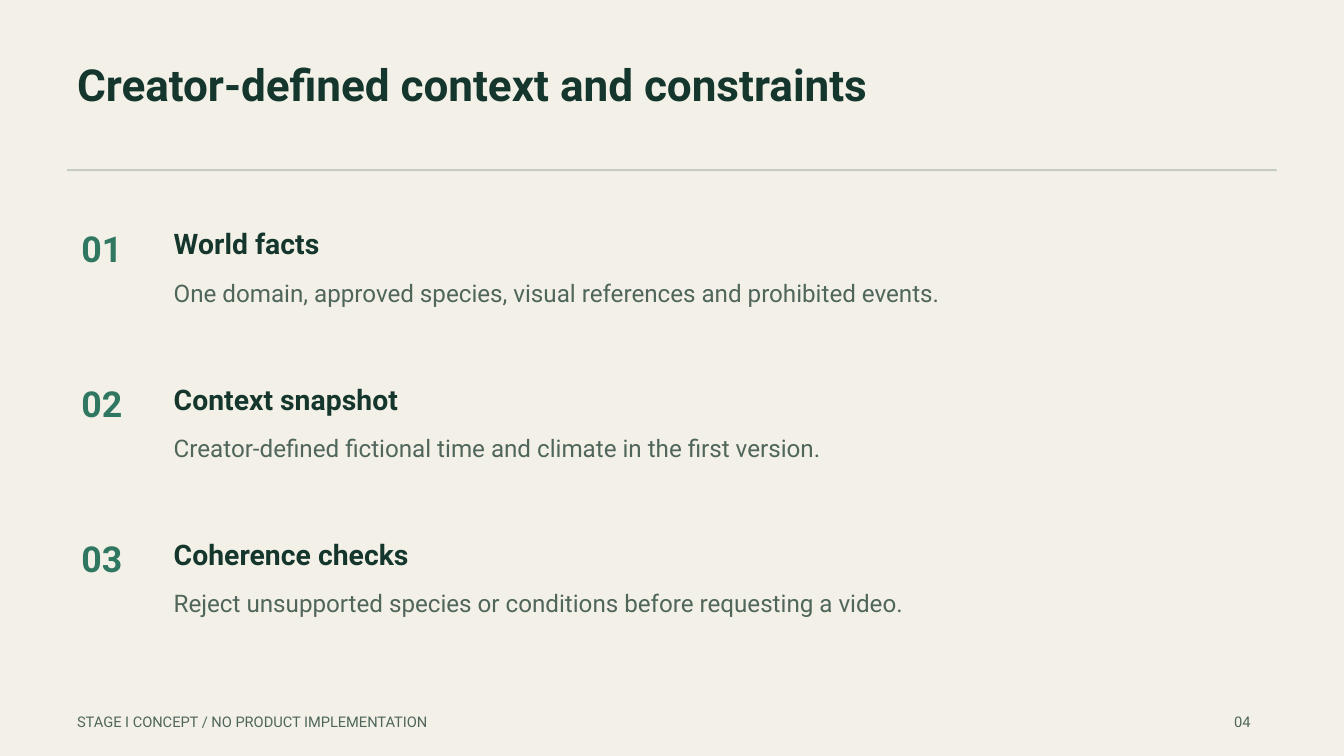
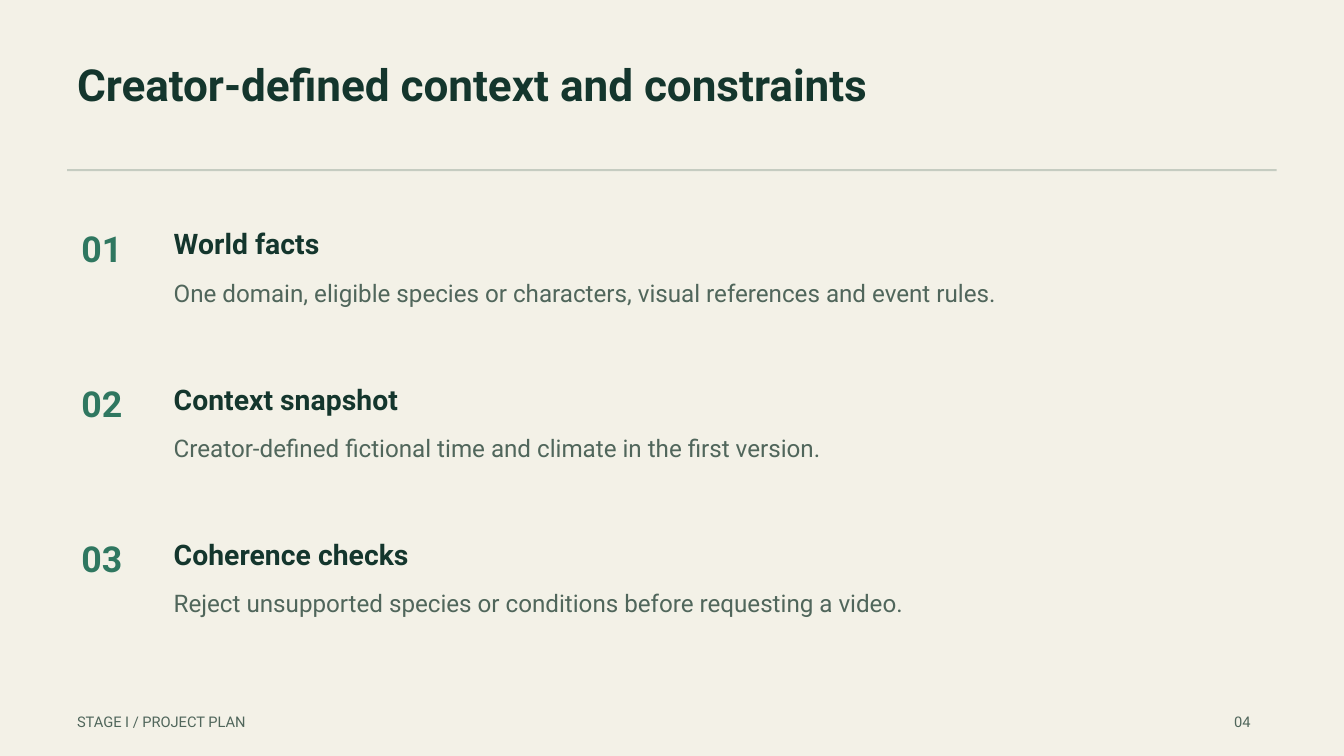
Before and after one commit to mkhsu2002/OnDemand-World-Observatory, a slide deck: slide 4 of deliverables/OnDemand-World-Observatory-Proposal.pptx. Drawn at 1344x756 pixels with LibreOffice and Linux fonts; fonts in the diff are those of the drawing. Boxes give left, top, right and bottom in pixels: in the first picture for what was removed or moved away, otherwise in the second. Text is boxed around its words. In the diff, an @@ line names an element or a change of style, - is before the commit and + after.

Commit message:
Align proposal materials with public website observation plan

```diff
--- a/deliverables/OnDemand-World-Observatory-Proposal.pptx
+++ b/deliverables/OnDemand-World-Observatory-Proposal.pptx
@@ text at [174,283,995,307]: text changed @@
-One domain, approved species, visual references and prohibited events.
+One domain, eligible species or characters, visual references and event rules.
@@ text at [77,716,245,727]: text changed @@
-STAGE I CONCEPT / NO PRODUCT IMPLEMENTATION
+STAGE I / PROJECT PLAN
```
Also in this commit, not shown: 12 other slides changed, 1 slide added, 1 slide removed, 16 other files.
